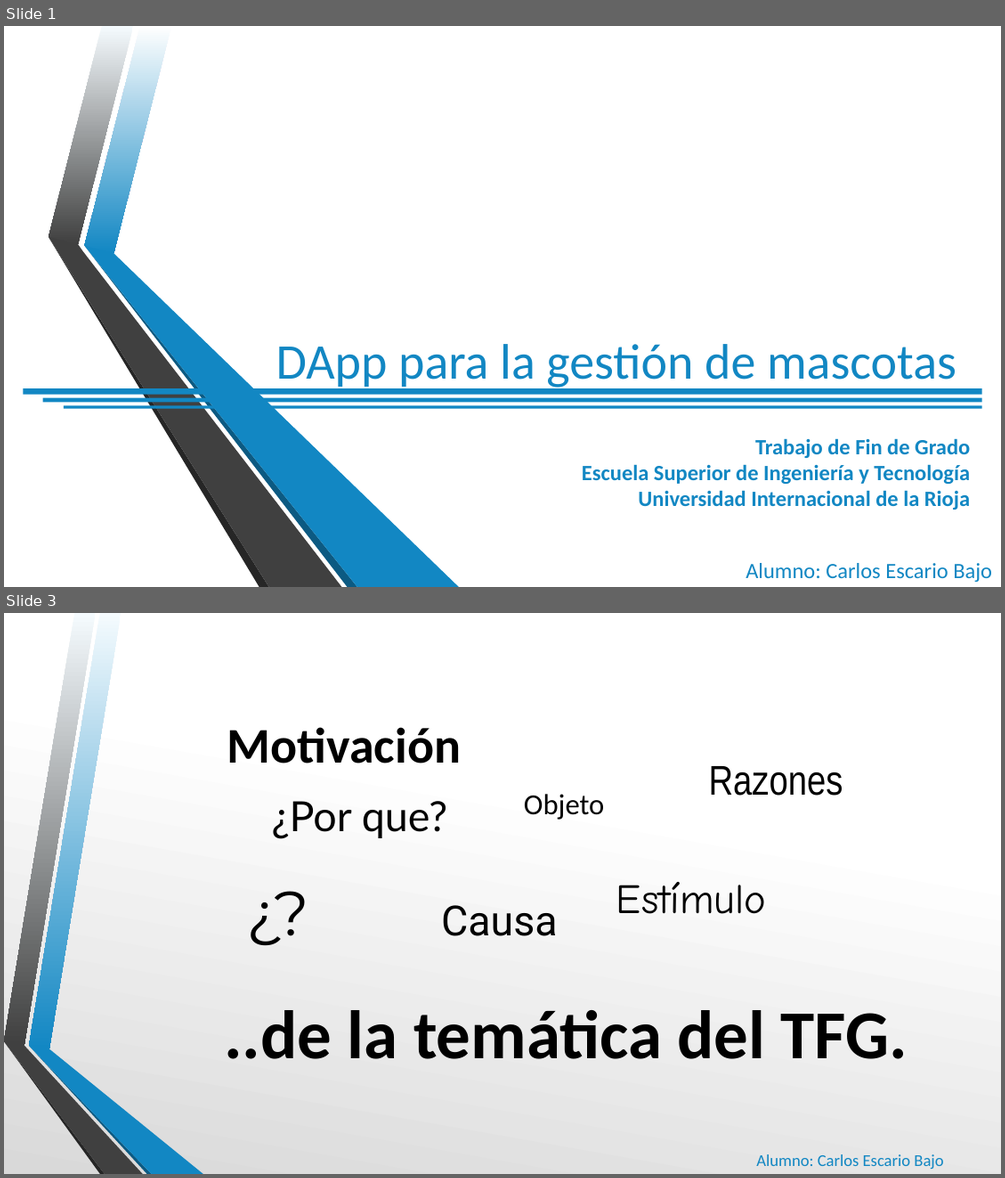
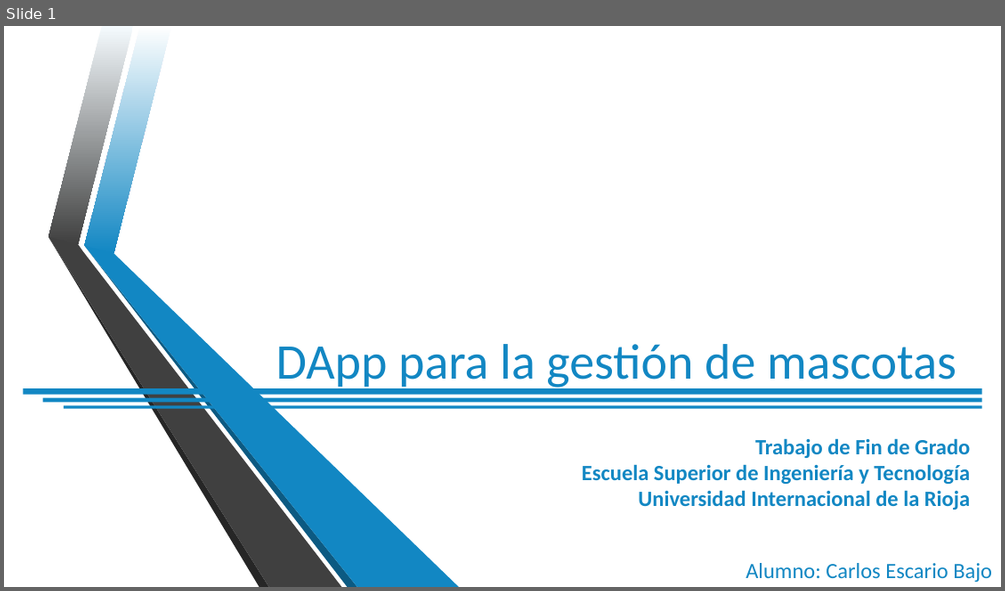
Before and after one commit to cescari/docs, a slide deck: Defensa TFG.pptx. Shown one above the other, each under a label of ours: slides 1 and 3 before the commit, slide 1 after it; the slides between them are not shown. The pictures are 1005x1178 and 1005x591 pixels, drawn with LibreOffice and Linux fonts; fonts in the diff are those of the drawing; background and template pictures are left out. Boxes give left, top, right and bottom in pixels: in the first picture for what was removed or moved away, otherwise in the second. Text is boxed around its words. In the diff, an @@ line names an element or a change of style, - is before the commit and + after.

```diff
--- a/Defensa TFG.pptx
+++ b/Defensa TFG.pptx
@@ slide 3 removed at (4, 613, 1001, 1174), background gradient #FFFFFF to #D9D9D9 @@
@@ title removed at (227, 727, 461, 763) @@
-Motivación
@@ text removed at (709, 766, 843, 795) @@
-Razones
@@ text removed at (524, 794, 604, 819) @@
-Objeto
@@ text removed at (272, 801, 447, 839) @@
-¿Por que?
@@ text removed at (217, 877, 339, 943) @@
-¿?
@@ text removed at (441, 905, 558, 936) @@
-Causa
@@ text removed at (616, 882, 767, 914) @@
-Estímulo
@@ text removed at (224, 1010, 907, 1059) @@
-..de la temática del TFG.
@@ group removed at (4, 613, 203, 1174): 6 freeform shapes @@
@@ text removed at (756, 1154, 943, 1168) @@
-Alumno: Carlos Escario Bajo
```
Also in this commit, not shown: 5 slides added, 1 other slide removed.
